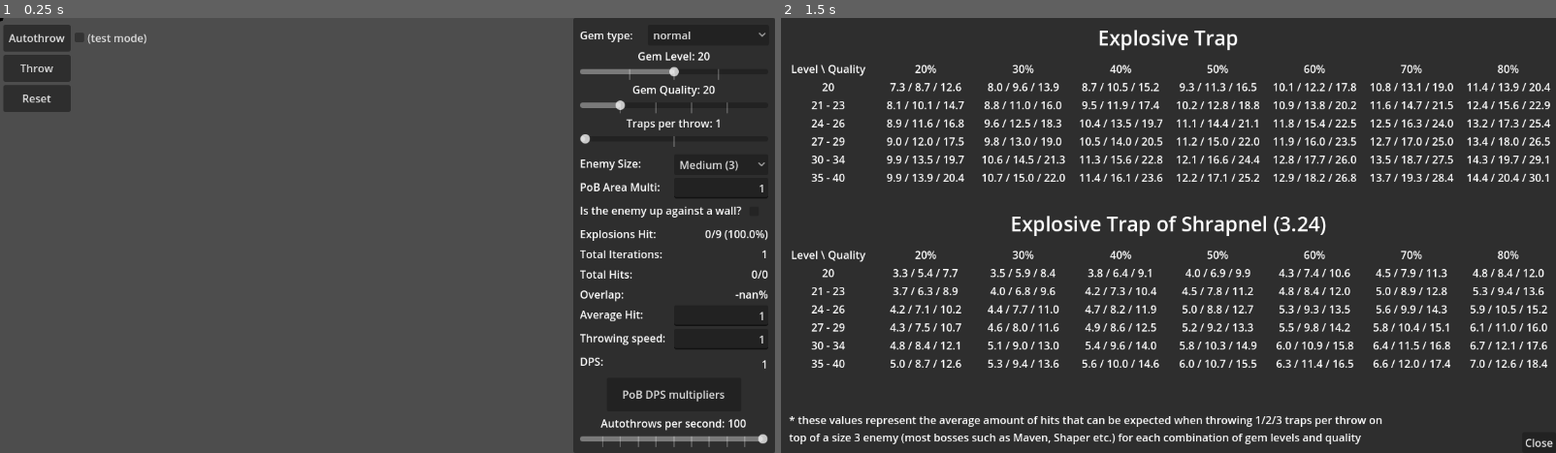
Above: before the commit, frames 1-2 (left to right).
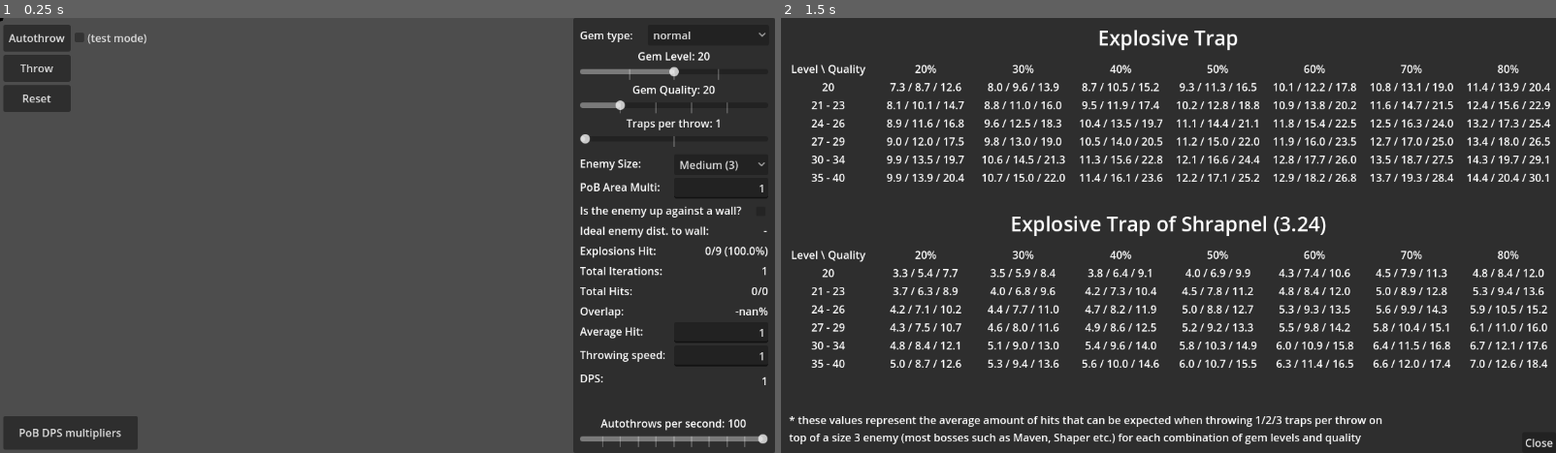
Above: after the commit, the same moments.

Repository: StillProphet/Explosive-Trap-Simulator
Game: Godot game, scene res://simulation.tscn
The game is run twice, just before and just after one commit, with the same random seed, the same clock (stepped at 60 frames per second) and the same inputs.
Inputs:
- Up to frame 1 (0.25 s): no input
- Up to frame 2 (1.5 s): click "PoB DPS multipliers" at 0.5 s

The runs differ from the first frame. In frame 1, 2.9% of the frame differs, in the area x 0-100%, y 47-100%; in frame 2, nothing differs.

Commit message:
exported as release exe

Diff:
--- a/Simulation.gd
+++ b/Simulation.gd
@@ -28,6 +28,7 @@
 	[2.7,1.0,5.0], [2.8,1.1,5.0], [2.8,1.1,6.0], [2.8,1.1,6.0], [2.9,1.2,6.0], [2.9,1.2,6.0], [2.9,1.2,7.0], [3.0,1.3,7.0], [3.0,1.3,7.0], [3.0,1.3,7.0],
 	[3.1,1.4,8.0], [3.1,1.4,8.0], [3.1,1.4,8.0], [3.2,1.5,8.0], [3.2,1.5,8.0], [3.2,1.5,9.0], [3.3,1.6,9.0], [3.3,1.6,9.0], [3.3,1.6,9.0], [3.4,1.7,9.0],
 	[3.4,1.7,9.0], [3.4,1.7,10.0], [3.4,1.7,10.0], [3.4,1.7,10.0], [3.5,1.8,10.0], [3.5,1.8,10.0], [3.5,1.8,10.0], [3.5,1.8,10.0], [3.5,1.8,10.0], [3.5,1.8,10.0]]
+
 
 var enemyRadius = 0
 var secondaryRadius = 0
@@ -57,12 +58,14 @@
 var aimPos = Vector2(0,0)
 
 
+
 func _ready():
 	regex.compile("^\\d*\\.?\\d*$")
 	$Stats/AverageHit2.set_text("1")
 	$Stats/Throwspeed2.set_text("1")
 	$Stats/Area2.set_text("1")
 	$Stats/EnemySize2.selected = 1
+
 
 
 func _process(delta):
@@ -82,7 +85,7 @@
 	dps = snapped(float($Stats/Throwspeed2.get_text()) * float($Stats/AverageHit2.get_text()) * (smallExplosionNumber * $Stats/TrapsThrown2.value * (float(averageHitPercent)/100)+1),0.1)
 
 	if $Stats/Wall2.button_pressed:
-		wallPos = enemyPos.x + (secondaryRadius + tertiaryRadius) / 2
+		wallPos = max(enemyPos.x + enemySize*10 ,enemyPos.x + secondaryRadius/2 - enemySize * 6)
 	else:
 		wallPos = 1000
 
@@ -98,13 +101,16 @@
 	$Stats/Autothrow.set_text("Autothrows per second: " + str($Stats/Autothrow2.value))
 	$Stats/DPS2.set_text(str(dps))
 
+
 	if $Testmode.button_pressed and $Autodraw.button_pressed:
 		quick_test()
 
 	if $Stats/Wall2.button_pressed:
 		aimPos = Vector2(wallPos - 10, enemyPos.y)
+		$Stats/Wall4.set_text(str((wallPos-enemyPos.x)/10) + "m")
 	else:
 		aimPos = enemyPos
+		$Stats/Wall4.set_text("-")
 
 
 
@@ -152,105 +158,121 @@
 
 
 func quick_test():
-	if totalIterations >= 50000:
-		populate_table()
-	test()
-	test()
-	test()
-	test()
-	test()
-	test()
-	test()
-	test()
-	test()
-	test()
-	test()
-	test()
-	test()
-	test()
-	test()
-	test()
-	test()
-	test()
-	test()
-	test()
-	test()
-	test()
-	test()
-	test()
-	test()
-	test()
-	test()
-	test()
-	test()
-	test()
-	test()
-	test()
-	test()
-	test()
-	test()
-	test()
-	test()
-	test()
-	test()
-	test()
-	test()
-	test()
-	test()
-	test()
-	test()
-	test()
-	test()
-	test()
-	test()
-	test()
-	test()
-	test()
-	test()
-	test()
-	test()
-	test()
-	test()
-	test()
-	test()
-	test()
-	test()
-	test()
-	test()
-	test()
-	test()
-	test()
-	test()
-	test()
-	test()
-	test()
-	test()
-	test()
-	test()
-	test()
-	test()
-	test()
-	test()
-	test()
-	test()
-	test()
-	test()
-	test()
-	test()
-	test()
-	test()
-	test()
-	test()
-	test()
-	test()
-	test()
-	test()
+	#if totalIterations >= 10000:
+		#populate_table()
+	test()
+	test()
+	test()
+	test()
+	test()
+	test()
+	test()
+	test()
+	test()
+	test()
+	test()
+	test()
+	test()
+	test()
+	test()
+	test()
+	test()
+	test()
+	test()
+	test()
+	test()
+	test()
+	test()
+	test()
+	test()
+	test()
+	test()
+	test()
+	test()
+	test()
+	test()
+	test()
+	test()
+	test()
+	test()
+	test()
+	test()
+	test()
+	test()
+	test()
+	test()
+	test()
+	test()
+	test()
+	test()
+	test()
+	test()
+	test()
+	test()
+	test()
+	test()
+	test()
+	test()
+	test()
+	test()
+	test()
+	test()
+	test()
+	test()
+	test()
+	test()
+	test()
+	test()
+	test()
+	test()
+	test()
+	test()
+	test()
+	test()
+	test()
+	test()
+	test()
+	test()
+	test()
+	test()
+	test()
+	test()
+	test()
+	test()
+	test()
+	test()
+	test()
+	test()
+	test()
+	test()
+	test()
+	test()
+	test()
+	test()
+	test()
+	test()
+
+
+
+func populate_table2():
+	var terminated = false
+	var table = FileAccess.open("distanceCalcs.txt", FileAccess.WRITE)
+	if wallPos > enemyPos.x + enemySize*10:
+		wallPos -= 1
+		content += str(str("%.2f" % snapped(totalHits / totalExplosions * 100.0, 0.01)) + " at a distance of " + str(wallPos-enemyPos.x) + "\n")
+		table.store_string(content)
+	else:
+		terminated = true
+	if !terminated:
+		reset()
+	else:
+		get_tree().quit()
 
 
 
 func _draw():
 	if $Stats/Wall2.button_pressed:
-		draw_line(Vector2(wallPos, enemyPos.y - 350),Vector2(wallPos, enemyPos.y + 350),black,10,false)
+		draw_line(Vector2(wallPos, enemyPos.y - 350),Vector2(wallPos, enemyPos.y + 350),black,10,true)
 	# draw enemy
 	draw_circle(enemyPos, enemyRadius, black)
 	# draw traps
@@ -276,7 +298,7 @@
 					else:
 						trapPositions.append(origin)
 						validPos = true
-		draw_arc(origin,secondaryRadius,0,360,100,black,3)
+		draw_arc(origin,secondaryRadius,0,360,100,black,3,true)
 		draw_circle(origin,5,black)
 		# draw small explosions
 		var j = 0
@@ -290,7 +312,7 @@
 				else:
 					color = red
 				draw_circle(origin2,2,color)
-				draw_arc(origin2,radius,0,360,100,color,1)
+				draw_arc(origin2,radius,0,360,100,color,1,true)
 				j += 1
 		if hits == smallExplosionNumber * $Stats/TrapsThrown2.value:
 			hitsPercent = "100.0"
@@ -308,6 +330,7 @@
 	queue_redraw()
 
 
+
 func _on_timer_timeout():
 	queue_redraw()
 	$Timer.start(1/autothrowSpeed)
@@ -329,7 +352,7 @@
 
 func populate_table():
 	var terminated = false
-	var table = FileAccess.open("newshrapnelWallDPS.txt", FileAccess.WRITE)
+	var table = FileAccess.open("normalWallDPS.txt", FileAccess.WRITE)
 	if $Stats/TrapsThrown2.value == 3:
 		content += str(str("%.2f" % snapped(dps, 0.01)) + "\n")
 	else:
--- a/simulation.tscn
+++ b/simulation.tscn
@@ -32,6 +32,20 @@
 offset_right = 105.0
 offset_bottom = 140.0
 text = "Reset"
+
+[node name="Statistics2" type="Button" parent="."]
+anchors_preset = 3
+anchor_left = 1.0
+anchor_top = 1.0
+anchor_right = 1.0
+anchor_bottom = 1.0
+offset_left = 5.0
+offset_top = 593.0
+offset_right = 205.0
+offset_bottom = 643.0
+grow_horizontal = 0
+grow_vertical = 0
+text = "PoB DPS multipliers"
 
 [node name="Testmode" type="CheckBox" parent="."]
 offset_left = 106.0
@@ -186,95 +200,112 @@
 offset_bottom = 300.0
 text = "Is the enemy up against a wall?"
 
+[node name="Wall3" type="Label" parent="Stats"]
+layout_mode = 0
+offset_left = 10.0
+offset_top = 305.0
+offset_right = 250.0
+offset_bottom = 330.0
+text = "Ideal enemy dist. to wall:"
+
+[node name="Wall4" type="Label" parent="Stats"]
+layout_mode = 0
+offset_left = 220.0
+offset_top = 305.0
+offset_right = 289.0
+offset_bottom = 330.0
+text = "12 units"
+horizontal_alignment = 2
+
 [node name="Wall2" type="CheckBox" parent="Stats"]
 layout_mode = 0
-offset_left = 257.0
+offset_left = 267.0
 offset_top = 274.0
-offset_right = 286.0
+offset_right = 296.0
 offset_bottom = 303.0
 
 [node name="Hits" type="Label" parent="Stats"]
 layout_mode = 0
 offset_left = 10.0
-offset_top = 310.0
+offset_top = 335.0
 offset_right = 150.0
-offset_bottom = 335.0
+offset_bottom = 360.0
 text = "Explosions Hit:"
 
 [node name="Hits2" type="Label" parent="Stats"]
 layout_mode = 0
 offset_left = 150.0
-offset_top = 310.0
-offset_right = 290.0
-offset_bottom = 335.0
+offset_top = 335.0
+offset_right = 290.0
+offset_bottom = 360.0
 text = "6/9 (66.66%)"
 horizontal_alignment = 2
 
 [node name="TotalIterations" type="Label" parent="Stats"]
 layout_mode = 0
 offset_left = 10.0
-offset_top = 340.0
+offset_top = 365.0
 offset_right = 150.0
-offset_bottom = 365.0
+offset_bottom = 390.0
 text = "Total Iterations: "
 
 [node name="TotalIterations2" type="Label" parent="Stats"]
 layout_mode = 0
 offset_left = 150.0
-offset_top = 340.0
-offset_right = 290.0
-offset_bottom = 365.0
+offset_top = 365.0
+offset_right = 290.0
+offset_bottom = 390.0
 text = "42"
 horizontal_alignment = 2
 
 [node name="TotalHits" type="Label" parent="Stats"]
 layout_mode = 0
 offset_left = 10.0
-offset_top = 370.0
+offset_top = 395.0
 offset_right = 150.0
-offset_bottom = 395.0
+offset_bottom = 420.0
 text = "Total Hits:"
 
 [node name="TotalHits2" type="Label" parent="Stats"]
 layout_mode = 0
 offset_left = 150.0
-offset_top = 370.0
-offset_right = 290.0
-offset_bottom = 395.0
+offset_top = 395.0
+offset_right = 290.0
+offset_bottom = 420.0
 text = "234/312"
 horizontal_alignment = 2
 
 [node name="TotalHitPercentage" type="Label" parent="Stats"]
 layout_mode = 0
 offset_left = 10.0
-offset_top = 400.0
+offset_top = 425.0
 offset_right = 150.0
-offset_bottom = 425.0
+offset_bottom = 450.0
 text = "Overlap:"
 
 [node name="TotalHitPercentage2" type="Label" parent="Stats"]
 layout_mode = 0
 offset_left = 150.0
-offset_top = 400.0
-offset_right = 290.0
-offset_bottom = 425.0
+offset_top = 425.0
+offset_right = 290.0
+offset_bottom = 450.0
 text = "67.26%"
 horizontal_alignment = 2
 
 [node name="AverageHit" type="Label" parent="Stats"]
 layout_mode = 0
 offset_left = 10.0
-offset_top = 430.0
+offset_top = 455.0
 offset_right = 150.0
-offset_bottom = 455.0
+offset_bottom = 480.0
 text = "Average Hit:"
 
 [node name="AverageHit2" type="LineEdit" parent="Stats"]
 layout_mode = 0
 offset_left = 150.0
-offset_top = 428.0
-offset_right = 290.0
-offset_bottom = 459.0
+offset_top = 453.0
+offset_right = 290.0
+offset_bottom = 484.0
 alignment = 2
 context_menu_enabled = false
 virtual_keyboard_enabled = false
@@ -283,17 +314,17 @@
 [node name="Throwspeed" type="Label" parent="Stats"]
 layout_mode = 0
 offset_left = 10.0
-offset_top = 465.0
+offset_top = 490.0
 offset_right = 150.0
-offset_bottom = 490.0
+offset_bottom = 515.0
 text = "Throwing speed:"
 
 [node name="Throwspeed2" type="LineEdit" parent="Stats"]
 layout_mode = 0
 offset_left = 150.0
-offset_top = 463.0
-offset_right = 290.0
-offset_bottom = 494.0
+offset_top = 488.0
+offset_right = 290.0
+offset_bottom = 519.0
 alignment = 2
 context_menu_enabled = false
 virtual_keyboard_enabled = false
@@ -301,18 +332,18 @@
 [node name="DPS" type="Label" parent="Stats"]
 layout_mode = 0
 offset_left = 10.0
-offset_top = 500.0
+offset_top = 525.0
 offset_right = 150.0
-offset_bottom = 525.0
+offset_bottom = 550.0
 text = "DPS:
 "
 
 [node name="DPS2" type="Label" parent="Stats"]
 layout_mode = 0
 offset_left = 150.0
-offset_top = 500.0
-offset_right = 290.0
-offset_bottom = 531.0
+offset_top = 525.0
+offset_right = 290.0
+offset_bottom = 556.0
 text = "10000000"
 horizontal_alignment = 2
 vertical_alignment = 1
@@ -334,14 +365,6 @@
 offset_bottom = 637.0
 value = 100.0
 tick_count = 11
-
-[node name="Statistics" type="Button" parent="Stats"]
-layout_mode = 0
-offset_left = 50.0
-offset_top = 536.0
-offset_right = 250.0
-offset_bottom = 586.0
-text = "PoB DPS multipliers"
 
 [node name="Statistics" type="Panel" parent="."]
 process_mode = 3
@@ -1094,8 +1117,8 @@
 [connection signal="toggled" from="Autodraw" to="." method="_on_button_2_toggled"]
 [connection signal="button_up" from="Draw" to="." method="_on_button_button_up"]
 [connection signal="button_up" from="Reset" to="." method="_on_reset_button_up"]
+[connection signal="button_up" from="Statistics2" to="." method="_on_statistics_button_up"]
 [connection signal="text_changed" from="Stats/Area2" to="." method="_on_area_2_text_changed"]
 [connection signal="text_changed" from="Stats/AverageHit2" to="." method="_on_average_hit_2_text_changed"]
 [connection signal="text_changed" from="Stats/Throwspeed2" to="." method="_on_throwspeed_2_text_changed"]
-[connection signal="button_up" from="Stats/Statistics" to="." method="_on_statistics_button_up"]
 [connection signal="button_up" from="Statistics/CloseStatistics" to="." method="_on_close_statistics_button_up"]
Not shown, added: distanceCalcs.txt
Not shown, changed: export_presets.cfg
Not shown, changed: newshrapnelWallDPS.txt
Not shown, changed: normalWallDPS.txt
Not shown, added: Exposive Trap Simulator.exe
